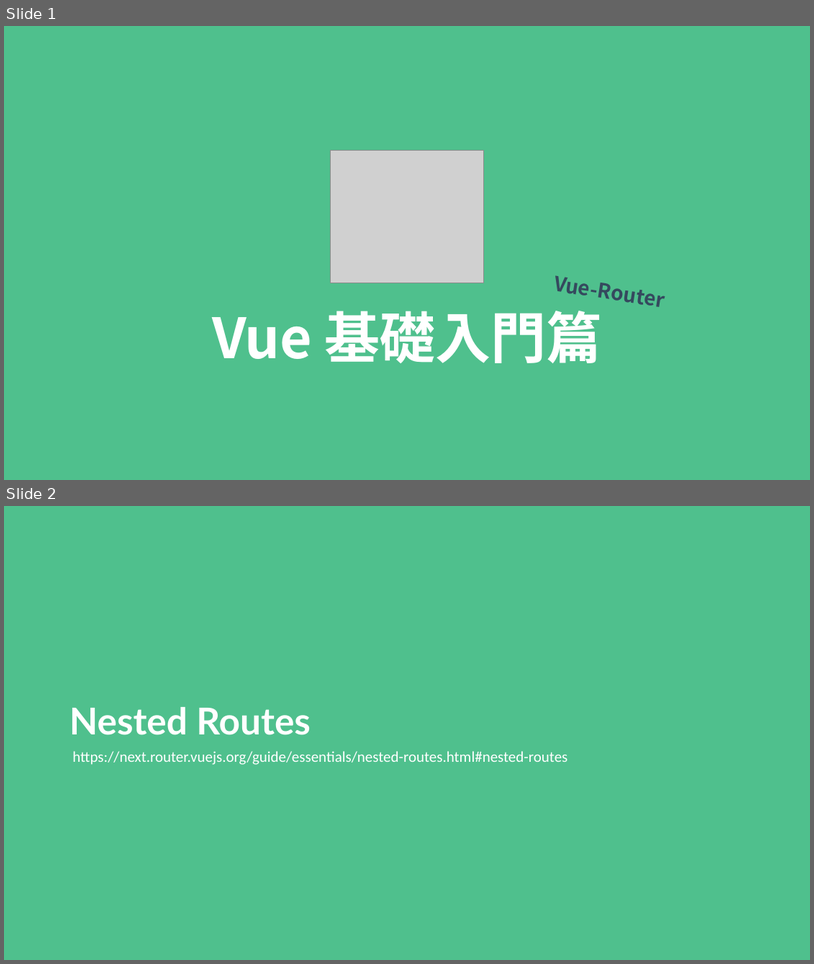
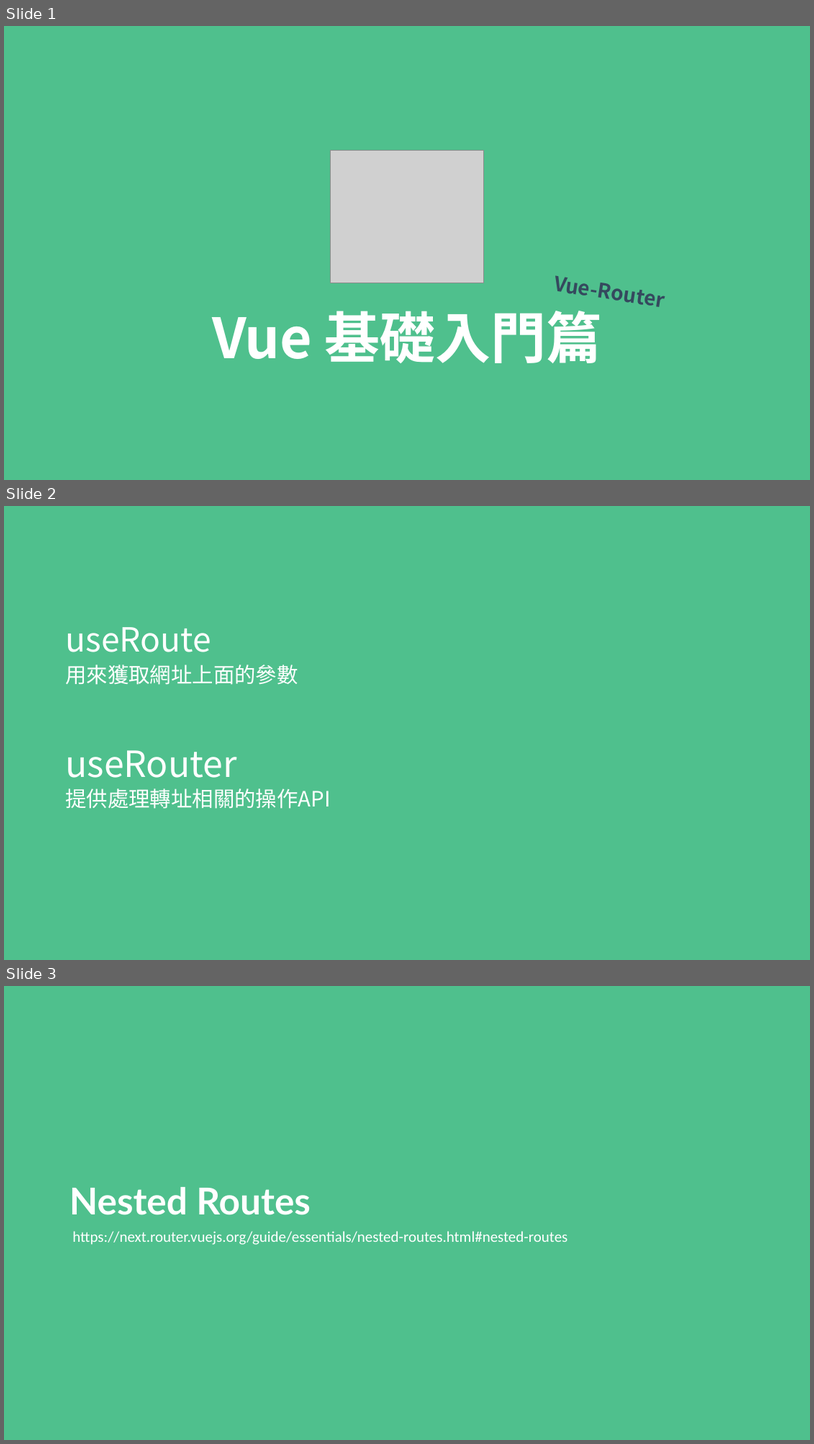
Before and after one commit to MikeOnlineCourse/Vue3_Course_Example, a slide deck: 05-VUE-Router-Example/vue-cli.pptx. Shown one above the other, each under a label of ours: slides 1 and 2 before the commit, slides 1, 2 and 3 after it. The pictures are 814x964 and 814x1444 pixels, drawn with LibreOffice and Linux fonts; fonts in the diff are those of the drawing; grey boxes stand for pictures. Boxes give left, top, right and bottom in pixels: in the first picture for what was removed or moved away, otherwise in the second. Text is boxed around its words. In the diff, an @@ line names an element or a change of style, - is before the commit and + after.

Commit message:
add ppt

```diff
--- a/05-VUE-Router-Example/vue-cli.pptx
+++ b/05-VUE-Router-Example/vue-cli.pptx
@@ slide 2 added at (4, 506, 810, 960), background #4FC08D @@
@@ title added at (65, 627, 211, 652), 39.6 pt, text #FFFFFF @@
+useRoute
@@ text added at (65, 664, 298, 685), 25.2 pt, text #FFFFFF @@
+用來獲取網址上面的參數
@@ text added at (65, 750, 237, 777), 42.9 pt, text #FFFFFF @@
+useRouter
@@ text added at (65, 788, 330, 808), 25.2 pt, text #FFFFFF @@
+提供處理轉址相關的操作API
@@ what was slide 2 is now slide 3 @@
```
